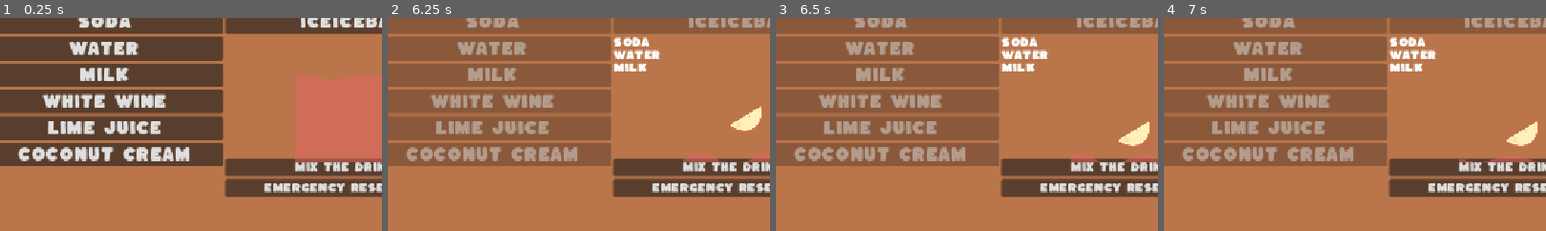
Above: before the commit, frames 1-4 (left to right).
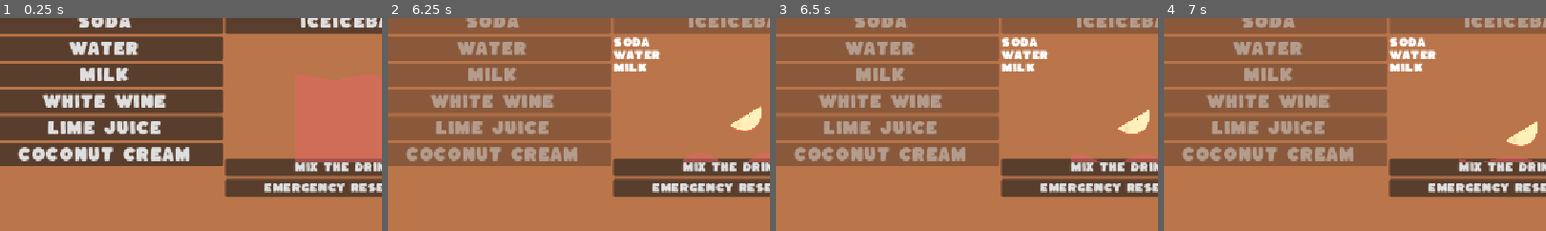
Above: after the commit, the same moments.

Repository: scumpiest/scammy-drink
Game: Godot game, scene res://scenes/crafting/counter_ui.tscn
The game is run twice, just before and just after one commit, with the same random seed, the same clock (stepped at 60 frames per second) and the same inputs. The engine's default icon, where the game draws it, is replaced by a stand-in: a white triangle on a blue panel in a dark square.
Inputs (mouse positions are % of the whole screen's width and height, from its top left):
- Up to frame 1 (0.25 s): no input
- Up to frame 2 (6.25 s): click "Soda" at 0.5 s; click "Water" at 1.25 s; click "Milk" at 2 s; click "MIX THE DRINK!!!!!!" at 2.75 s; click "MIX THE DRINK!!!!!!" at 3.5 s; click "MIX THE DRINK!!!!!!" at 4.25 s; move the mouse to (45, 70) at 5.02 s; press the mouse at (45, 70) at 5.03 s; tap Space (ui_select) at 5.27 s; release the mouse at (45, 70) at 5.75 s; drag from (80, 65) to (50, 74) at 5.77 s
- Up to frame 3 (6.5 s): no input
- Up to frame 4 (7 s): move the mouse to (50, 77) at 6.52 s; press the mouse at (50, 77) at 6.53 s
The pictures show only the part of the screen within x 3-53%, y 50-100%; the shares and areas given below are measured in that part.

Frames 1-2 are identical in both runs. In frame 3, 0.9% of the frame differs, in the area x 89-98%, y 43-61%; in frame 4, nothing differs.

Commit message:
fixed the gravity multiplication bug

Diff:
--- a/components/drag_and_drop.gd
+++ b/components/drag_and_drop.gd
@@ -48,6 +48,7 @@
 	target.z_index = 99
 	offset = target.global_position - target.get_global_mouse_position()
 	drag_started.emit()
+	target.gravity_scale = 0
 
 
 func begin_drag() -> void:
@@ -57,7 +58,7 @@
 func _drop() -> void:
 	_end_dragging()
 	dropped.emit(starting_position)
-
+	target.gravity_scale = 1.0
 
 func _on_target_input_event(_viewport: Node, event: InputEvent) -> void:
 	if not enabled:
--- a/scenes/ingredients/fruit_mix_2d.tscn
+++ b/scenes/ingredients/base_fruit_button.tscn
@@ -1,6 +1,6 @@
 [gd_scene format=3 uid="uid://bwofwgy3ygc0g"]
 
-[ext_resource type="Script" uid="uid://dvafhi0fx5wyw" path="res://scenes/fruit_mix_2d.gd" id="1_yacmd"]
+[ext_resource type="Script" uid="uid://dvafhi0fx5wyw" path="res://scenes/ingredients/base_fruit_button.gd" id="1_yacmd"]
 [ext_resource type="PackedScene" uid="uid://bhbt3jq4hb8va" path="res://scenes/ingredients/base_fruit.tscn" id="2_23fmx"]
 [ext_resource type="Resource" uid="uid://ck1d2d7uo7wlq" path="res://resources/ingredients/mixed_fruits.tres" id="3_mixfrt"]
 
--- a/scenes/ingredients/buttons/apple_button.tscn
+++ b/scenes/ingredients/buttons/apple_button.tscn
@@ -1,6 +1,6 @@
 [gd_scene format=3 uid="uid://bv6j5n8trm4pw"]
 
-[ext_resource type="PackedScene" uid="uid://bwofwgy3ygc0g" path="res://scenes/fruit_mix_2d.tscn" id="1_base"]
+[ext_resource type="PackedScene" uid="uid://bwofwgy3ygc0g" path="res://scenes/ingredients/base_fruit_button.tscn" id="1_base"]
 [ext_resource type="Resource" uid="uid://u58vrcktojgh" path="res://resources/ingredients/apple.tres" id="2_data"]
 
 [node name="AppleButton" instance=ExtResource("1_base")]
--- a/scenes/ingredients/buttons/lemon_button.tscn
+++ b/scenes/ingredients/buttons/lemon_button.tscn
@@ -1,6 +1,6 @@
-[gd_scene format=3 uid="uid://d3fx9k7wnqhc2"]
+[gd_scene format=3 uid="uid://d3fyak7wnqhc2"]
 
-[ext_resource type="PackedScene" uid="uid://bwofwgy3ygc0g" path="res://scenes/fruit_mix_2d.tscn" id="1_base"]
+[ext_resource type="PackedScene" uid="uid://bwofwgy3ygc0g" path="res://scenes/ingredients/base_fruit_button.tscn" id="1_base"]
 [ext_resource type="Resource" uid="uid://b5y0uxmbmivd3" path="res://resources/ingredients/lemon.tres" id="2_data"]
 
 [node name="LemonButton" instance=ExtResource("1_base")]
--- a/scenes/ingredients/buttons/mint_button.tscn
+++ b/scenes/ingredients/buttons/mint_button.tscn
@@ -1,6 +1,6 @@
 [gd_scene format=3 uid="uid://c8pq4m2trnbs5"]
 
-[ext_resource type="PackedScene" uid="uid://bwofwgy3ygc0g" path="res://scenes/fruit_mix_2d.tscn" id="1_base"]
+[ext_resource type="PackedScene" uid="uid://bwofwgy3ygc0g" path="res://scenes/ingredients/base_fruit_button.tscn" id="1_base"]
 [ext_resource type="Resource" uid="uid://bm1g2xodu4gl3" path="res://resources/ingredients/mint.tres" id="2_data"]
 
 [node name="MintButton" instance=ExtResource("1_base")]
--- a/scenes/ingredients/buttons/mixed_fruits_button.tscn
+++ b/scenes/ingredients/buttons/mixed_fruits_button.tscn
@@ -1,5 +1,5 @@
 [gd_scene format=3 uid="uid://dus3dxr1vygwo"]
 
-[ext_resource type="PackedScene" uid="uid://bwofwgy3ygc0g" path="res://scenes/ingredients/fruit_mix_2d.tscn" id="1_base"]
+[ext_resource type="PackedScene" uid="uid://bwofwgy3ygc0g" path="res://scenes/ingredients/base_fruit_button.tscn" id="1_base"]
 
 [node name="MixedFruitsButton" unique_id=608711463 instance=ExtResource("1_base")]
--- a/scenes/ingredients/buttons/orange_button.tscn
+++ b/scenes/ingredients/buttons/orange_button.tscn
@@ -1,6 +1,6 @@
 [gd_scene format=3 uid="uid://c4yt7p2mqsnx6"]
 
-[ext_resource type="PackedScene" uid="uid://bwofwgy3ygc0g" path="res://scenes/fruit_mix_2d.tscn" id="1_base"]
+[ext_resource type="PackedScene" uid="uid://bwofwgy3ygc0g" path="res://scenes/ingredients/base_fruit_button.tscn" id="1_base"]
 [ext_resource type="Resource" uid="uid://c5uh2u1aqb626" path="res://resources/ingredients/orange.tres" id="2_data"]
 
 [node name="OrangeButton" instance=ExtResource("1_base")]
--- a/scenes/ingredients/buttons/pineapple_button.tscn
+++ b/scenes/ingredients/buttons/pineapple_button.tscn
@@ -1,6 +1,6 @@
 [gd_scene format=3 uid="uid://dk3w8f5rqhyn4"]
 
-[ext_resource type="PackedScene" uid="uid://bwofwgy3ygc0g" path="res://scenes/fruit_mix_2d.tscn" id="1_base"]
+[ext_resource type="PackedScene" uid="uid://bwofwgy3ygc0g" path="res://scenes/ingredients/base_fruit_button.tscn" id="1_base"]
 [ext_resource type="Resource" uid="uid://bt26x65owsk8t" path="res://resources/ingredients/pineapple.tres" id="2_data"]
 
 [node name="PineappleButton" instance=ExtResource("1_base")]
--- a/scenes/ingredients/buttons/strawberry_button.tscn
+++ b/scenes/ingredients/buttons/strawberry_button.tscn
@@ -1,6 +1,6 @@
-[gd_scene format=3 uid="uid://bm7v4x9tnqkp2"]
+[gd_scene format=3 uid="uid://bm7v4yatnqkp2"]
 
-[ext_resource type="PackedScene" uid="uid://bwofwgy3ygc0g" path="res://scenes/fruit_mix_2d.tscn" id="1_base"]
+[ext_resource type="PackedScene" uid="uid://bwofwgy3ygc0g" path="res://scenes/ingredients/base_fruit_button.tscn" id="1_base"]
 [ext_resource type="Resource" uid="uid://c0ptglubgoasa" path="res://resources/ingredients/strawberry.tres" id="2_data"]
 
 [node name="StrawberryButton" instance=ExtResource("1_base")]
--- a/scripts/crafting_recipe.gd
+++ b/scripts/crafting_recipe.gd
@@ -54,15 +54,15 @@
 
 func _ready():
 	crafting_dict["cedevita"] = cedevita_recipe
-	crafting_dict["pina_colada"] = pina_colada_recipe
+	crafting_dict["pina colada"] = pina_colada_recipe
 	crafting_dict["rebujito"] = rebujito_recipe
 	crafting_dict["apfelschorle"] = apfelschorle_recipe
 	crafting_dict["lemonade"] = lemonade_recipe
 	crafting_dict["mojito"] = mojito_recipe
-	crafting_dict["strawberry_milkshake"] = strawberry_milkshake_recipe
-	crafting_dict["coconut_mocktail"] = coconut_mocktail_recipe
-	crafting_dict["party_mix"] = party_mix_recipe
-	crafting_dict["es_teler"] = es_teler_recipe
+	crafting_dict["strawberry milkshake"] = strawberry_milkshake_recipe
+	crafting_dict["coconut mocktail"] = coconut_mocktail_recipe
+	crafting_dict["party mix"] = party_mix_recipe
+	crafting_dict["es teler"] = es_teler_recipe
 
 func get_random_recipe() -> String:
 	var recipe_list: Array = get_recipes()
Binary file added: assets/drinks/cedevita.jpeg
Not shown, added: assets/drinks/cedevita.jpeg.import
Binary file added: assets/drinks/drink2.jpeg
Not shown, added: assets/drinks/drink2.jpeg.import
Binary file added: assets/drinks/es_teler.jpeg
Not shown, added: assets/drinks/es_teler.jpeg.import
Binary file added: assets/drinks/pina_colada.jpeg
Not shown, added: assets/drinks/pina_colada.jpeg.import
Not shown: 1 places in resources/ingredients/apple.tres that only renumber resources
Renamed: scenes/ingredients/fruit_mix_2d.gd -> scenes/ingredients/base_fruit_button.gd
Renamed: scenes/ingredients/fruit_mix_2d.gd.uid -> scenes/ingredients/base_fruit_button.gd.uid
